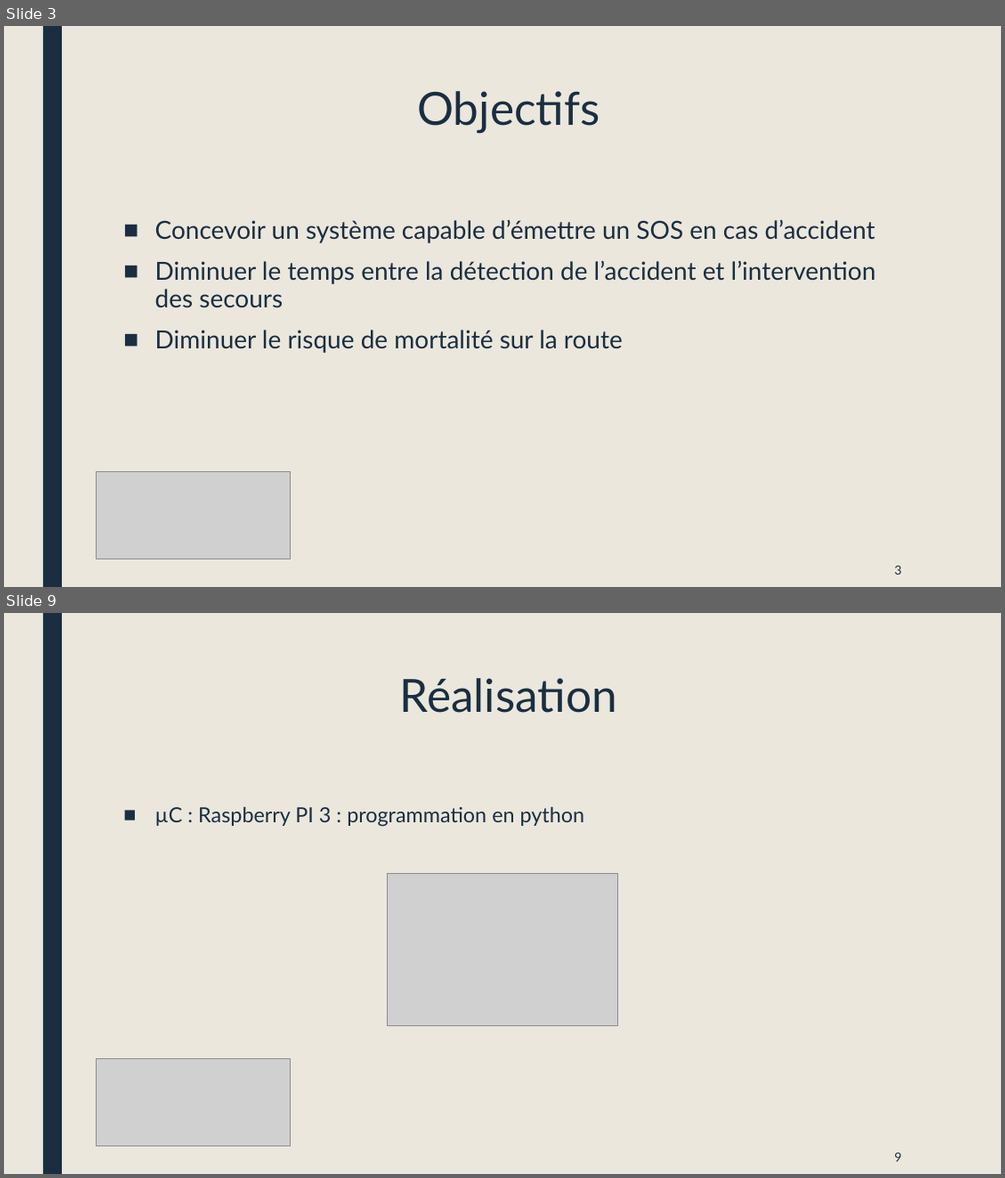
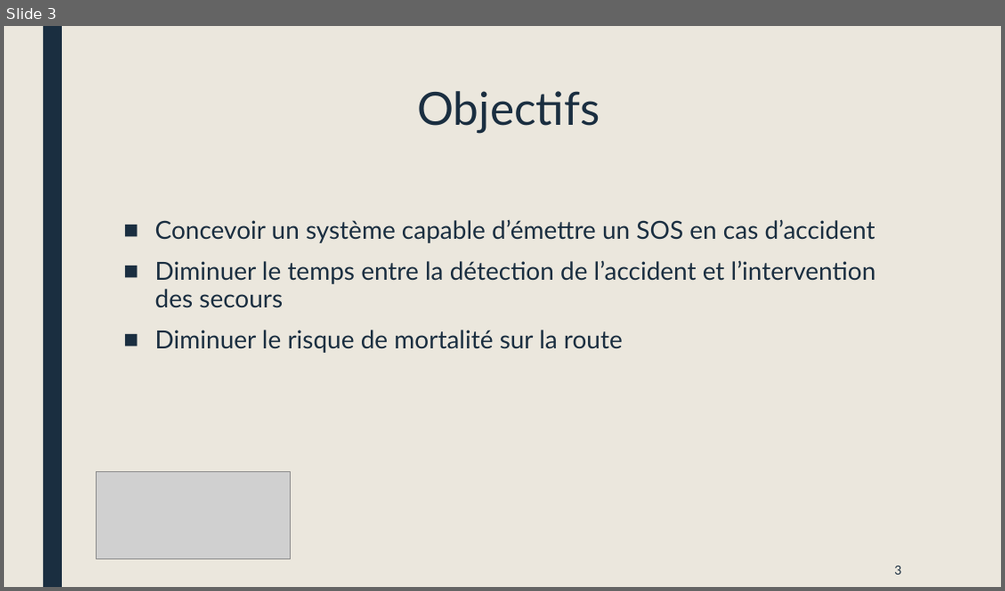
Before and after one commit to JombartOlivier/Isenprotect, a slide deck: Présentation/Présentation 27_02_2018.pptx. Shown one above the other, each under a label of ours: slides 3 and 9 before the commit, slide 3 after it; the slides between them are not shown. The pictures are 1005x1178 and 1005x591 pixels, drawn with LibreOffice and Linux fonts; fonts in the diff are those of the drawing; grey boxes stand for pictures. Boxes give left, top, right and bottom in pixels: in the first picture for what was removed or moved away, otherwise in the second. Text is boxed around its words. In the diff, an @@ line names an element or a change of style, - is before the commit and + after.

```diff
--- a/Présentation/Présentation 27_02_2018.pptx
+++ b/Présentation/Présentation 27_02_2018.pptx
@@ slide 9 removed at [4,613,1001,1174], background #EBE7DD; not listed: 1 template element that a slide beside it also shows @@
@@ title removed at [400,678,617,713] @@
-Réalisation
@@ text removed at [155,807,585,827] @@
-■ µC : Raspberry PI 3 : programmation en python
@@ picture removed at [388,873,618,1026] @@
@@ picture removed at [96,1059,291,1145] @@
@@ page number removed at [894,1152,901,1161] @@
-9
```
Also in this commit, not shown: 7 slides changed, 2 slides added, 2 other slides removed, 1 other file.
